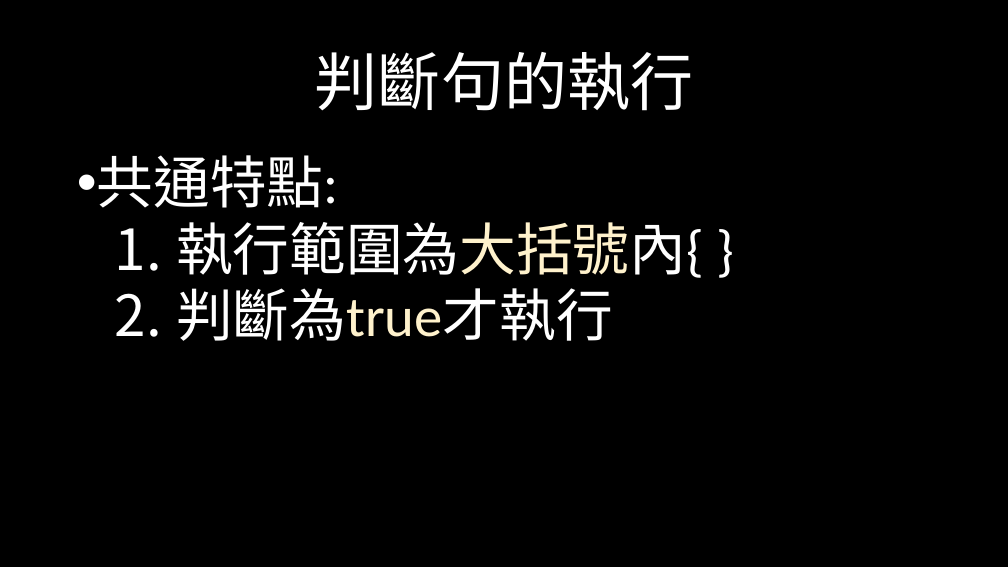
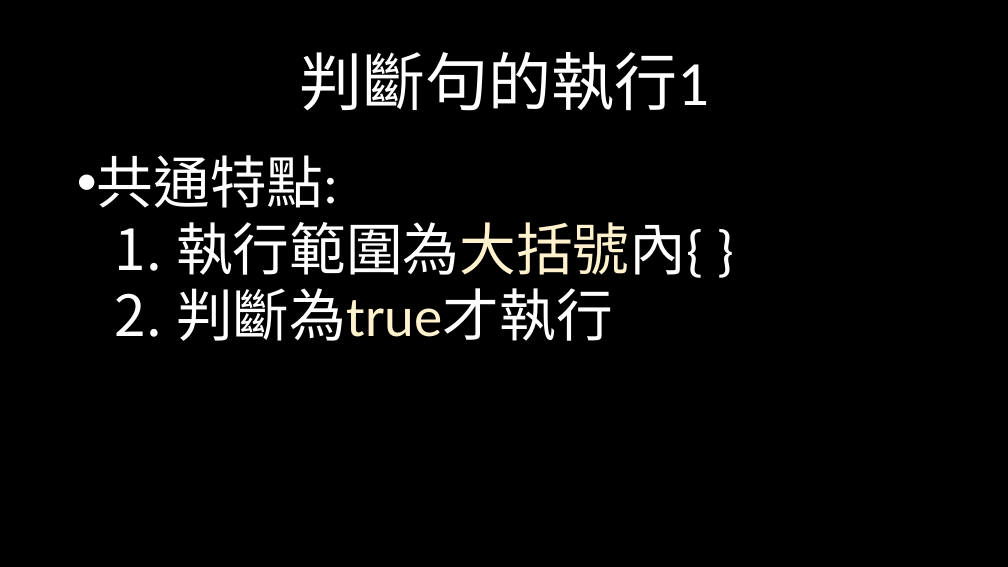
Before and after one commit to weermark/class, a slide deck: slide 2 of practical_class/class_ppt/0317程一實習.pptx. Drawn at 1008x567 pixels with LibreOffice and Linux fonts; fonts in the diff are those of the drawing. Boxes give left, top, right and bottom in pixels: in the first picture for what was removed or moved away, otherwise in the second. Text is boxed around its words. In the diff, an @@ line names an element or a change of style, - is before the commit and + after.

```diff
--- a/practical_class/class_ppt/0317程一實習.pptx
+++ b/practical_class/class_ppt/0317程一實習.pptx
@@ title at bbox=[299, 52, 709, 111]: text changed @@
-判斷句的執行
+判斷句的執行1
```
Also in this commit, not shown: 1 other slide changed, 14 slides added, 5 slides removed, 1 other file.
